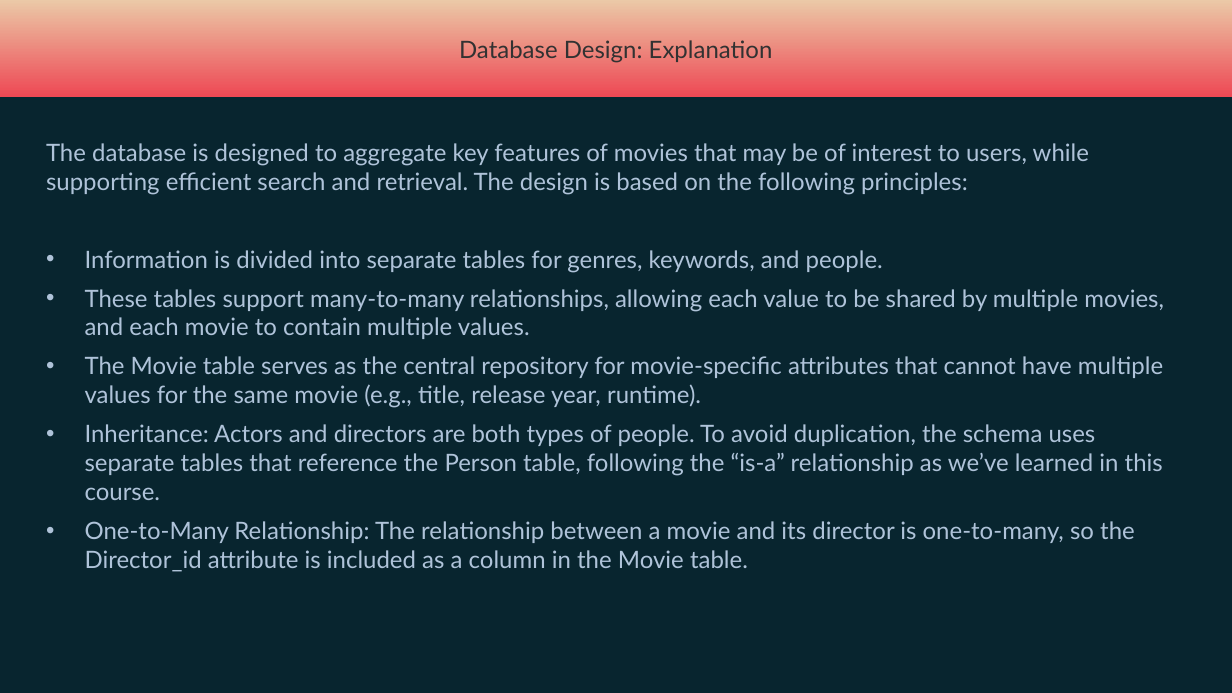
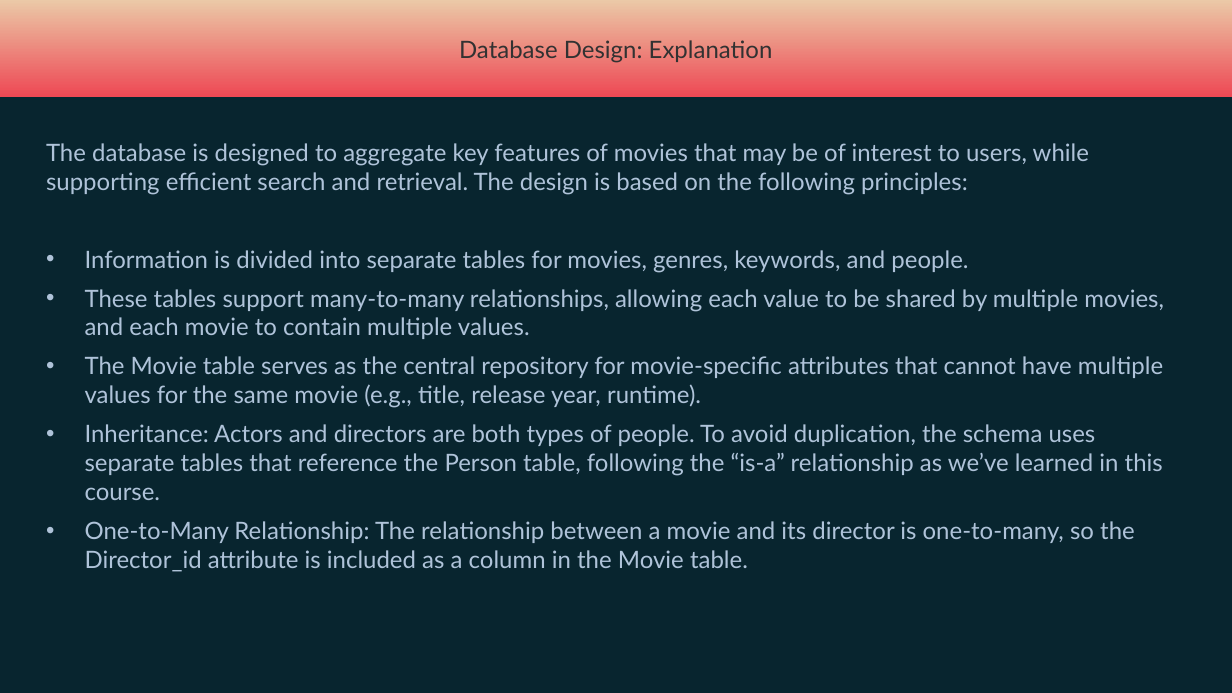
Before and after one commit to MichalBKM/DBMS_Project, a slide deck: slide 6 of do not ZIP for moodle/system_docs.pptx. Drawn at 1232x693 pixels with LibreOffice and Linux fonts; fonts in the diff are those of the drawing. Boxes give left, top, right and bottom in pixels: in the first picture for what was removed or moved away, otherwise in the second. Text is boxed around its words. In the diff, an @@ line names an element or a change of style, - is before the commit and + after.

```diff
--- a/do not ZIP for moodle/system_docs.pptx
+++ b/do not ZIP for moodle/system_docs.pptx
@@ text at (85, 250, 968, 273): text changed @@
-• Information is divided into separate tables for genres, keywords, and people.
+• Information is divided into separate tables for movies, genres, keywords, and people.
```
Also in this commit, not shown: 8 other slides changed, 16 other files.
